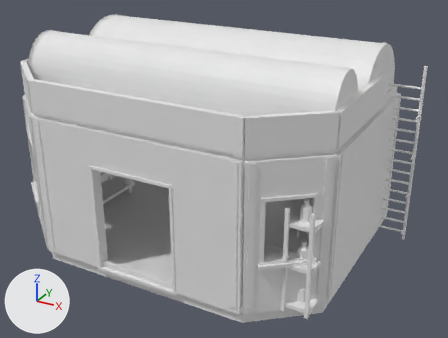
The OBJ model vesper-glassworks-r1/Assets/annealing-workshop-roof.obj: old version first, new version second.
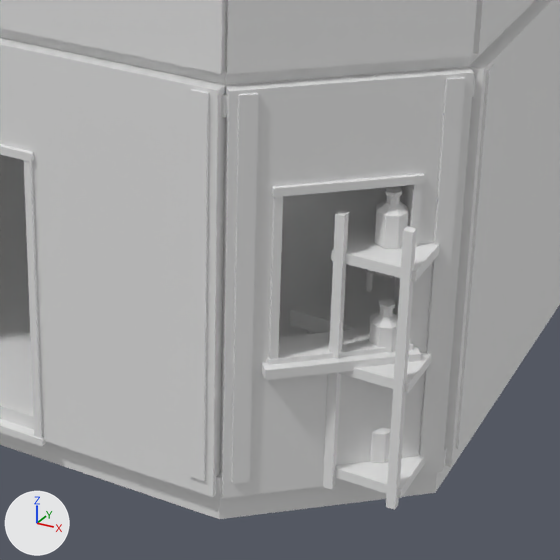
Old and new are each drawn whole from a camera (50 mm lens) standing at (6.53, -10.88, 7.21) and looking at (0.56, -0.01, 1.77) and again close up on the part from 36% to 82% of the width and 38% to 100% of the height. Every picture has the same lights, and +X, +Y and +Z are marked at lower left. The older version's two pictures come first. Where no turn or scale is listed for an object, it has been applied to the vertices.

In view in the first close-up: 'annealing-workshop-roof'.
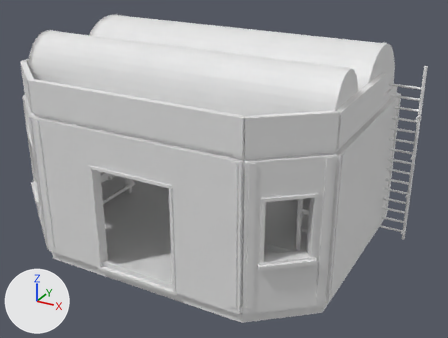
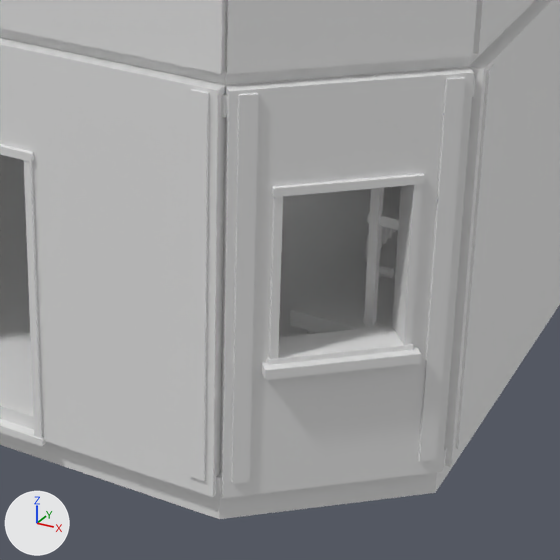
The change, as a diff of the scene's bpy script:
```diff
--- a/vesper-glassworks-r1/Assets/annealing-workshop-roof.obj.py
+++ b/vesper-glassworks-r1/Assets/annealing-workshop-roof.obj.py
@@ me_annealing_workshop_roof @@
 me_annealing_workshop_roof.from_pydata(...)  # 3150 vertices, 5886 faces; spans x -3.62..4.18, y -2.63..2.8, z 0.0..4.55
 # used by ob_annealing_workshop_roof; location = (0.0, 0.0, 0.0)
+# me_annealing_workshop_roof part 1: the loose piece of 12 vertices spanning x 3.37..3.43, y -2.13..-2.07, z 0.25..2.35 is moved by (0.0, 0.6, 0.0)
+# me_annealing_workshop_roof part 2: the loose piece of 12 vertices spanning x 2.91..2.97, y -2.13..-2.07, z 0.25..2.35 is moved by (0.0, 0.6, 0.0)
+# me_annealing_workshop_roof part 3: the loose piece of 8 vertices spanning x 2.88..3.46, y -2.1..-0.5, z 0.33..0.41 is moved by (0.0, 0.6, 0.0)
+# me_annealing_workshop_roof part 4: the loose piece of 32 vertices spanning x 3.06..3.28, y -1.92..-1.7, z 0.41..0.76 is moved by (0.0, 0.6, 0.0)
+# me_annealing_workshop_roof part 5: the loose piece of 8 vertices spanning x 2.88..3.46, y -2.1..-0.5, z 1.16..1.24 is moved by (0.0, 0.6, 0.0)
+# me_annealing_workshop_roof part 6: the loose piece of 32 vertices spanning x 3.06..3.28, y -1.92..-1.7, z 1.24..1.59 is moved by (0.0, 0.6, 0.0)
+# me_annealing_workshop_roof part 7: the loose piece of 14 vertices spanning x 3.11..3.23, y -1.86..-1.76, z 1.59..1.62 is moved by (0.0, 0.6, 0.0)
+# me_annealing_workshop_roof part 8: the loose piece of 8 vertices spanning x 2.88..3.46, y -2.1..-0.5, z 1.99..2.07 is moved by (0.0, 0.6, 0.0)
+# me_annealing_workshop_roof part 9: the loose piece of 32 vertices spanning x 3.06..3.28, y -1.92..-1.7, z 2.07..2.42 is moved by (0.0, 0.6, 0.0)
+# me_annealing_workshop_roof part 10: the loose piece of 14 vertices spanning x 3.11..3.23, y -1.86..-1.76, z 2.42..2.45 is moved by (0.0, 0.6, 0.0)
```

Pixel boxes (x1, y1, x2, y2) of what changed, in the close-ups (560 x 560 px; the box of a moved part takes in the faces that stretch with it):
part 1 of me_annealing_workshop_roof, moved or reshaped (not visible afterwards)
    before: (386, 226, 417, 510)
part 2 of me_annealing_workshop_roof, moved or reshaped
    before: (323, 210, 349, 490)
    after: (364, 187, 384, 327)
part 3 of me_annealing_workshop_roof, moved or reshaped (not visible afterwards)
    before: (334, 456, 425, 498)
part 4 of me_annealing_workshop_roof, moved or reshaped (not visible afterwards)
    before: (370, 428, 391, 463)
part 5 of me_annealing_workshop_roof, moved or reshaped
    before: (339, 282, 431, 393)
    after: (362, 282, 395, 327)
part 6 of me_annealing_workshop_roof, moved or reshaped (not visible afterwards)
    before: (369, 308, 398, 353)
part 7 of me_annealing_workshop_roof, moved or reshaped (not visible afterwards)
    before: (379, 298, 395, 310)
part 8 of me_annealing_workshop_roof, moved or reshaped
    before: (331, 186, 439, 282)
    after: (367, 186, 401, 230)
part 9 of me_annealing_workshop_roof, moved or reshaped (not visible afterwards)
    before: (375, 196, 408, 249)
part 10 of me_annealing_workshop_roof, moved or reshaped (not visible afterwards)
    before: (385, 186, 402, 197)
